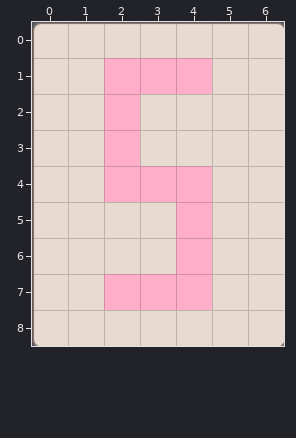
One commit to this Tiled map: HungryGame/proj.win32/map/15.tmx. The first picture shows the starting point.
Cells are 60x60 px. Shown: x 0..6, y 0..8.
After the commit:
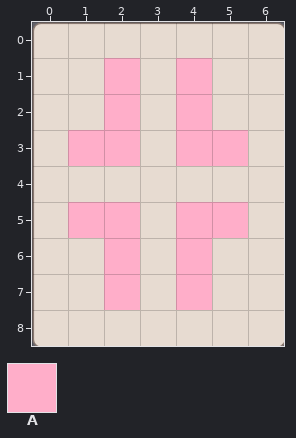
Key: from "metaset1": A 0.
_ is an empty cell, # one hidden under a higher layer, . an unchanged one.
Diff:
--- layer "wall"
@@ x 3..3 @@
-1 #
+1 _
@@ x 2..4 @@
-4 ###
+4 ___
@@ x 3..3 @@
-7 #
+7 _
--- layer "Items"
@@ x 1..5 @@
-1 ..A..
-2 ..._.
-3 _..__
-4 .AAA.
-5 __.._
-6 ._...
-7 ..A..
+1 .._..
+2 ...A.
+3 A..AA
+4 .___.
+5 AA..A
+6 .A...
+7 .._..
Changed places in both pictures, as pixel boxes (x1, y1, x2, y2):
changed: (68, 58, 248, 310)
